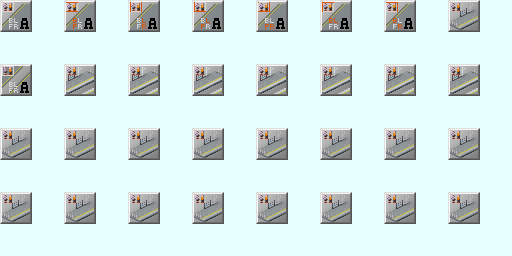
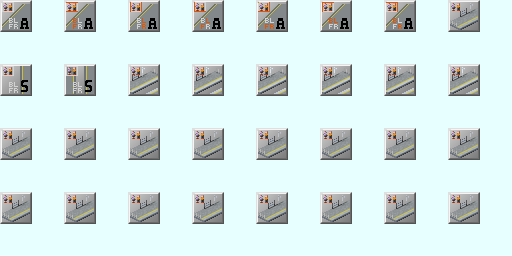
Comparing the layer stacks of the two w=512, h=256 images. Changes:
removed group "Angle_No_D" (12 layers) from group "Angle_Dual_Series" over [2, 66, 30, 94]
removed layer "貼り付けられたレイヤー #3" from group "Angle_No_D" over [2, 66, 30, 94]
added group "Side-D" with 12 layers in group "Angle_Dual_Series" over [66, 66, 94, 94]
moved "貼り付けられたレイヤー #6" into group "Side-D", painted on it over [2, 66, 94, 94]
added layer "貼り付けられたレイヤー #26" in group "Side-D" over [66, 66, 94, 94]
added layer "Fence #8" in group "Side-D" over [66, 66, 82, 93]
added layer "Type_Single #1" in group "Side-D" over [85, 80, 92, 92]
added layer "Icons #9" in group "Side-D" over [66, 66, 81, 94]
added layer "Icons #8" in group "Side-D" over [79, 66, 94, 94]
added layer "貼り付けられたレイヤー #27" in group "Side-D" over [66, 66, 94, 94]
added group "Side" with 11 layers in group "Angle_Dual_Series" over [2, 66, 30, 94]
moved "貼り付けられたレイヤー #4" into group "Side", painted on it over [2, 66, 30, 94]
moved "貼り付けられたレイヤー #5" into group "Side", painted on it over [2, 66, 30, 94]
removed layer "Icons コピー" from group "Angle_No_D" over [2, 66, 23, 88]
moved "Fence #1" into group "Side" over [2, 66, 18, 93]
added layer "Type_Single" in group "Side" over [21, 80, 28, 92]
moved "Icons #1" into group "Side", painted on it over [9, 66, 30, 94]
added layer "貼り付けられたレイヤー #25" in group "Side" over [2, 66, 30, 94]
